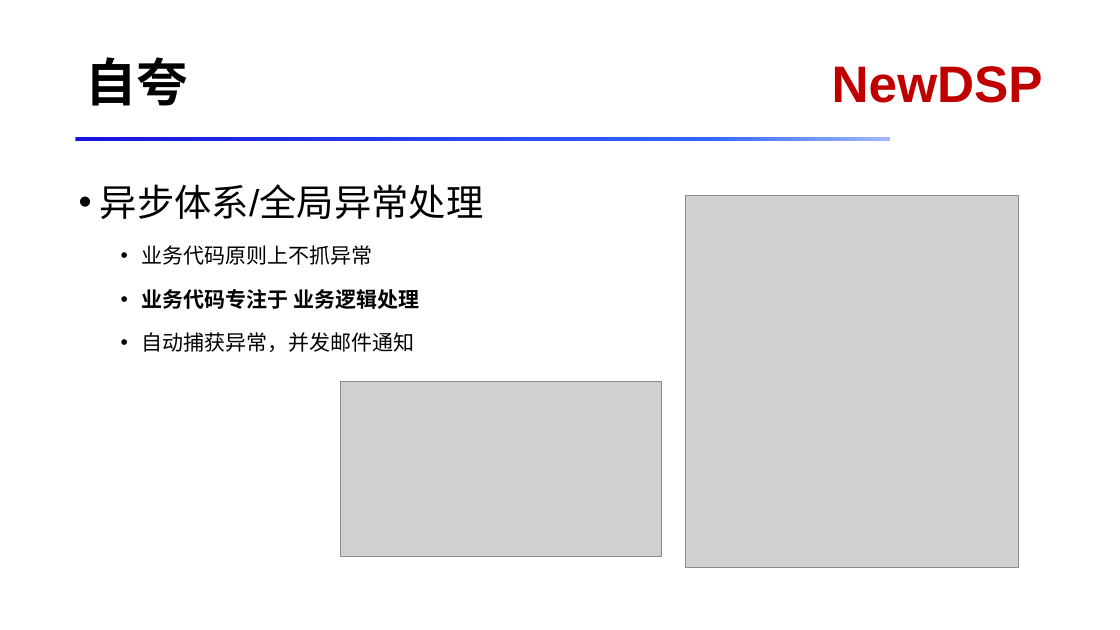
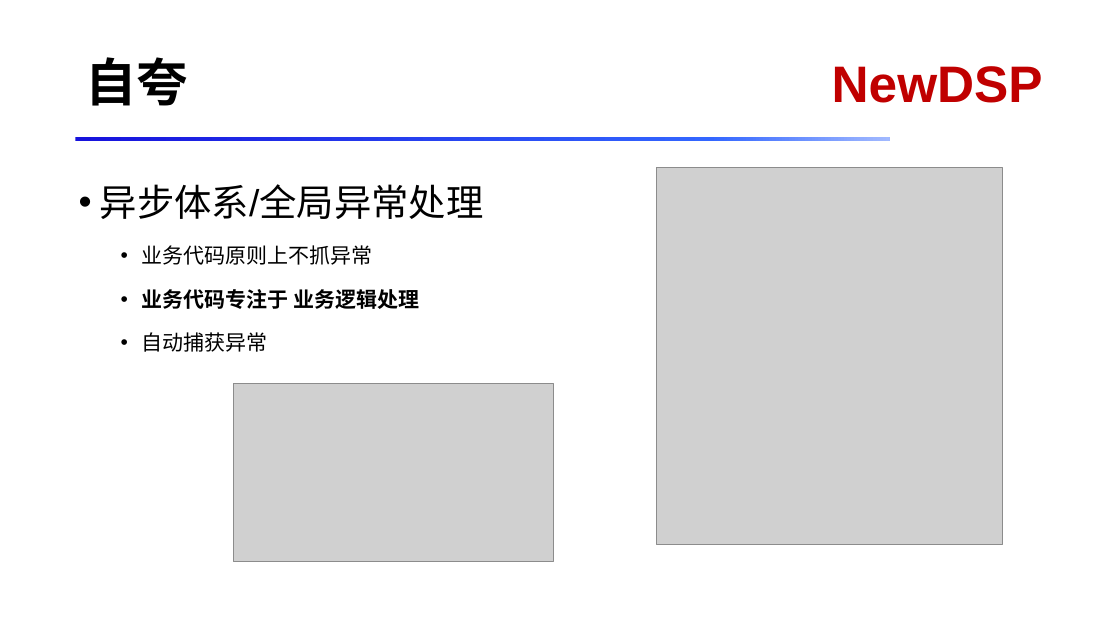
Before and after one commit to RedMagicVer7/docs, a slide deck: slide 14 of dsp/code/DSP代码赌场.pptx (slide 12 before the commit). Drawn at 1120x630 pixels with LibreOffice and Linux fonts; fonts in the diff are those of the drawing; grey boxes stand for pictures. Boxes give left, top, right and bottom in pixels: in the first picture for what was removed or moved away, otherwise in the second. Text is boxed around its words. In the diff, an @@ line names an element or a change of style, - is before the commit and + after.

```diff
--- a/dsp/code/DSP代码赌场.pptx
+++ b/dsp/code/DSP代码赌场.pptx
@@ picture: place and size @@
-picture at [686, 196, 1019, 567]
+picture at [657, 168, 1002, 544]
@@ text at [142, 332, 268, 352]: text changed @@
-  • 自动捕获异常，并发邮件通知
+  • 自动捕获异常
@@ picture added at [233, 383, 553, 561] @@
@@ picture removed at [341, 381, 662, 556] @@
```
Also in this commit, not shown: 9 other slides changed, 4 slides added.
